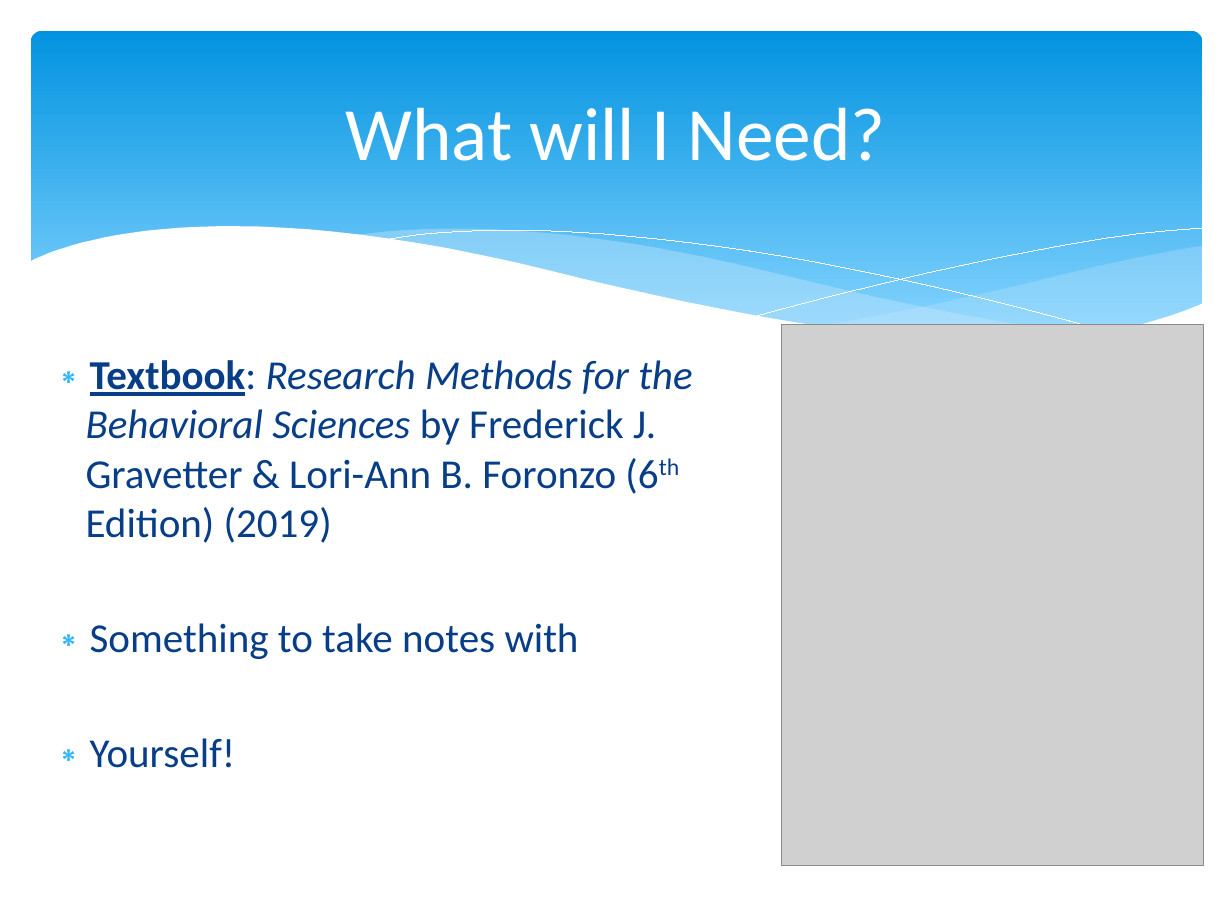
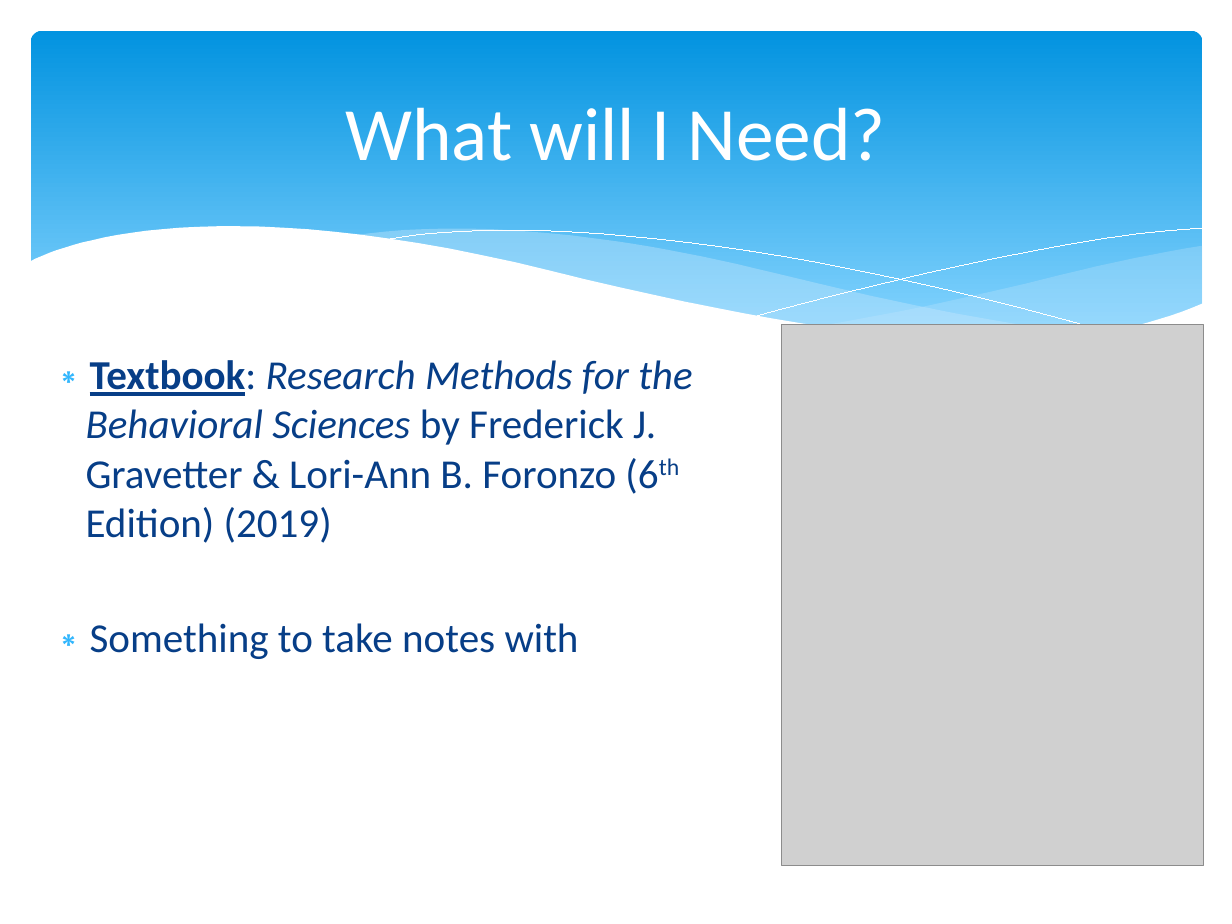
Before and after one commit to npm27/Teaching-Materials, a slide deck: slide 5 of Research Methods/Slides/0 First Day Info_d2l.pptx. Drawn at 1232x924 pixels with LibreOffice and Linux fonts; fonts in the diff are those of the drawing; grey boxes stand for pictures. Boxes give left, top, right and bottom in pixels: in the first picture for what was removed or moved away, otherwise in the second. Text is boxed around its words. In the diff, an @@ line names an element or a change of style, - is before the commit and + after.

```diff
--- a/Research Methods/Slides/0 First Day Info_d2l.pptx
+++ b/Research Methods/Slides/0 First Day Info_d2l.pptx
@@ text at <box>90,738,236,768</box>: paragraph removed @@
-∗ Yourself!
```
Also in this commit, not shown: 1 other slide changed, 7 other files.
